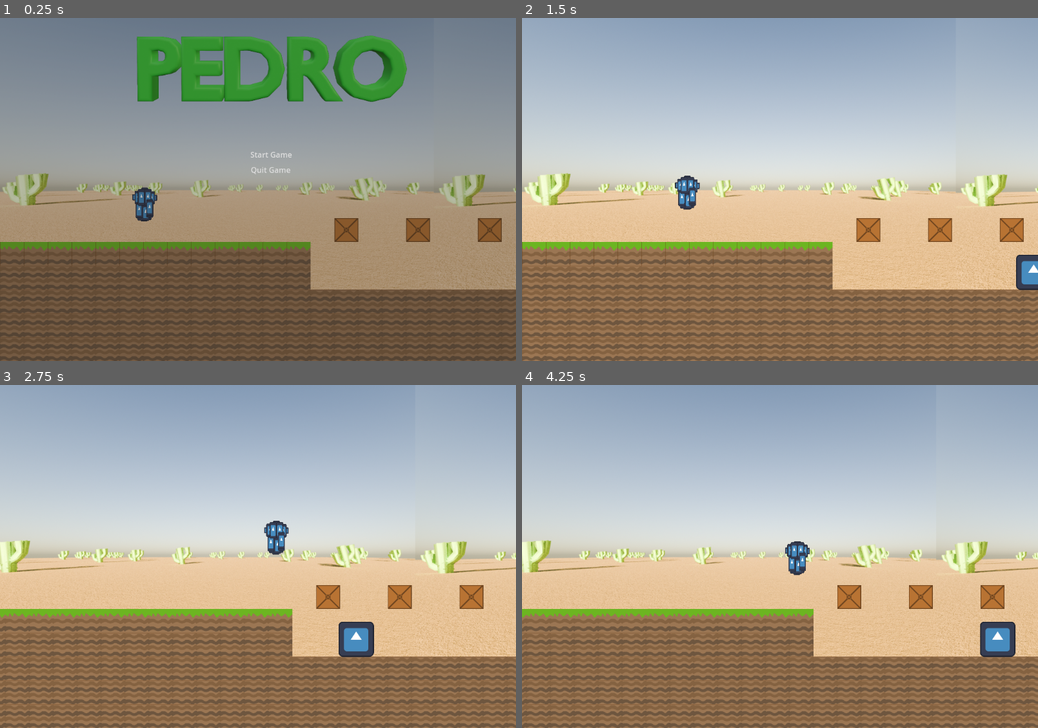
Above: before the commit, frames 1-4 (two rows, left to right).
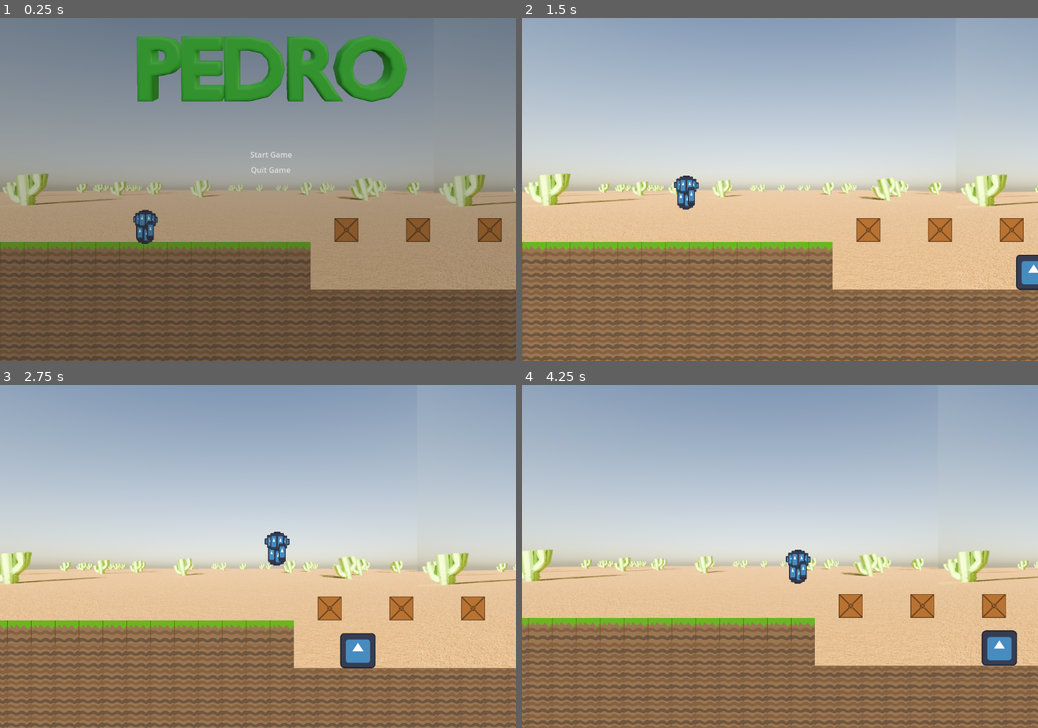
Above: after the commit, the same moments.

Repository: Burns3y/Pedro
Game: Godot game, scene res://scenes/levels/level 1.tscn
Same seed, same stepped clock (60 frames per second), same inputs: the game is played once before the commit and once after it. The engine's default icon, where the game draws it, is replaced by a stand-in: a white triangle on a blue panel in a dark square.
Inputs:
- Up to frame 1 (0.25 s): no input
- Up to frame 2 (1.5 s): click "Start Game" at 0.5 s; hold Right (right) from 1.28 s (still down); tap W (jump) at 1.35 s
- Up to frame 3 (2.75 s): keep holding Right (right); tap W (jump) at 1.52, 1.82, 2.1, 2.27, 2.57 s
- Up to frame 4 (4.25 s): release Right (right) at 2.78 s; hold Left (left) 2.78-3.53 s; tap W (jump) at 2.85, 3.6, 3.77, 4.07 s; hold Right (right) from 3.53 s (still down)

The runs differ from the first frame. In frame 1, 0.6% of the frame differs, in the area x 25-31%, y 49-66%; in frame 2, 0.2%; in frame 3, 16%; in frame 4, 20%, in the area x 0-100%, y 45-100%.

Commit message:
Tried to test area2ds on pedro's sides

Diff:
--- a/scenes/player/pedro.gd
+++ b/scenes/player/pedro.gd
@@ -4,6 +4,9 @@
 var SPEED = 13000
 const JUMP_VELOCITY = -600
 var started: bool = false
+
+var disable_left: bool = false
+var disable_right: bool = false
 
 # Get the gravity from the project settings to be synced with RigidBody nodes.
 var gravity = ProjectSettings.get_setting("physics/2d/default_gravity")
@@ -37,13 +40,28 @@
 		# Wall jump
 		elif Input.is_action_just_pressed("jump") and is_on_wall_only() and velocity.y >= -200 and position.x >= 5500:
 			velocity.y = JUMP_VELOCITY
-		elif Input.is_action_just_pressed("jump") and is_on_wall_only() and position.x <= 5500:
-			velocity.y += gravity * delta + 500
-			velocity.x = -100
-			NO_WALL_JUMP = true
+			if disable_left:
+				print("disable left")
+		#elif Input.is_action_just_pressed("jump") and is_on_wall_only() and position.x <= 5500:
+			#
+			#
+			#velocity.y += gravity * delta + 500
+			#velocity.x = -100
+			#NO_WALL_JUMP = true
 
 		move_and_slide()
 
 
 func _on_border_patrol_guard_player_died():
 	print("Pedro died")
+
+
+
+func _on_left_area_body_entered(body):
+	print("left", body)
+	disable_left = true
+
+
+func _on_right_area_body_entered(body):
+	print("right", body)
+	disable_right = true
--- a/scenes/player/pedro.tscn
+++ b/scenes/player/pedro.tscn
@@ -7,84 +7,99 @@
 radius = 16.0
 height = 78.0
 
+[sub_resource type="RectangleShape2D" id="RectangleShape2D_g4vko"]
+size = Vector2(1, 38)
+
 [node name="Pedro" type="CharacterBody2D" groups=["Player"]]
-position = Vector2(1, 53)
 collision_mask = 7
 script = ExtResource("1_kkii7")
 
 [node name="CollisionShapeBody3" type="CollisionShape2D" parent="."]
-position = Vector2(-1, -52)
 shape = SubResource("CapsuleShape2D_crioc")
+
+[node name="LeftAndRightAreas" type="Node2D" parent="."]
+
+[node name="RightArea" type="Area2D" parent="LeftAndRightAreas"]
+position = Vector2(17, 0)
+
+[node name="CollisionShape2D" type="CollisionShape2D" parent="LeftAndRightAreas/RightArea"]
+shape = SubResource("RectangleShape2D_g4vko")
+
+[node name="LeftArea" type="Area2D" parent="LeftAndRightAreas"]
+position = Vector2(-17, 0)
+
+[node name="CollisionShape2D" type="CollisionShape2D" parent="LeftAndRightAreas/LeftArea"]
+shape = SubResource("RectangleShape2D_g4vko")
 
 [node name="PedroImages" type="Node2D" parent="."]
 
 [node name="Icon15" type="Sprite2D" parent="PedroImages"]
-position = Vector2(5, -36)
+position = Vector2(6.4, 15.2)
 scale = Vector2(0.1, 0.3)
 texture = ExtResource("2_xe0kl")
 
 [node name="Icon19" type="Sprite2D" parent="PedroImages"]
-position = Vector2(-1, -72)
+position = Vector2(0.4, -20.8)
 scale = Vector2(0.1, 0.3)
 texture = ExtResource("2_xe0kl")
 
 [node name="Icon20" type="Sprite2D" parent="PedroImages"]
-position = Vector2(15, -68)
+position = Vector2(16.4, -16.8)
 scale = Vector2(0.1, 0.110938)
 texture = ExtResource("2_xe0kl")
 
 [node name="Icon25" type="Sprite2D" parent="PedroImages"]
-position = Vector2(-17, -69)
+position = Vector2(-15.6, -17.8)
 scale = Vector2(0.1, 0.110938)
 texture = ExtResource("2_xe0kl")
 
 [node name="Icon21" type="Sprite2D" parent="PedroImages"]
-position = Vector2(-2, -32)
+position = Vector2(-0.6, 19.2)
 scale = Vector2(0.1, 0.3)
 texture = ExtResource("2_xe0kl")
 
 [node name="Icon22" type="Sprite2D" parent="PedroImages"]
-position = Vector2(-8, -35)
+position = Vector2(-6.6, 16.2)
 scale = Vector2(0.1, 0.3)
 texture = ExtResource("2_xe0kl")
 
 [node name="Icon23" type="Sprite2D" parent="PedroImages"]
-position = Vector2(-11, -40)
+position = Vector2(-9.6, 11.2)
 scale = Vector2(0.1, 0.3)
 texture = ExtResource("2_xe0kl")
 
 [node name="Icon8" type="Sprite2D" parent="PedroImages"]
-position = Vector2(1, -34)
+position = Vector2(2.4, 17.2)
 scale = Vector2(0.1, 0.3)
 texture = ExtResource("2_xe0kl")
 
 [node name="Icon9" type="Sprite2D" parent="PedroImages"]
-position = Vector2(8, -41)
+position = Vector2(9.4, 10.2)
 scale = Vector2(0.1, 0.3)
 texture = ExtResource("2_xe0kl")
 
 [node name="Icon10" type="Sprite2D" parent="PedroImages"]
-position = Vector2(11, -68)
+position = Vector2(12.4, -16.8)
 scale = Vector2(0.1, 0.235938)
 texture = ExtResource("2_xe0kl")
 
 [node name="Icon24" type="Sprite2D" parent="PedroImages"]
-position = Vector2(-13, -69)
+position = Vector2(-11.6, -17.8)
 scale = Vector2(0.1, 0.235938)
 texture = ExtResource("2_xe0kl")
 
 [node name="Icon11" type="Sprite2D" parent="PedroImages"]
-position = Vector2(-7, -69)
+position = Vector2(-5.6, -17.8)
 scale = Vector2(0.1, 0.3)
 texture = ExtResource("2_xe0kl")
 
 [node name="Icon12" type="Sprite2D" parent="PedroImages"]
-position = Vector2(5, -69)
+position = Vector2(6.4, -17.8)
 scale = Vector2(0.1, 0.3)
 texture = ExtResource("2_xe0kl")
 
 [node name="Icon13" type="Sprite2D" parent="PedroImages"]
-position = Vector2(8, -45)
+position = Vector2(9.4, 6.2)
 scale = Vector2(0.1, 0.3)
 texture = ExtResource("2_xe0kl")
 
@@ -93,3 +108,6 @@
 limit_top = 0
 limit_bottom = 750
 position_smoothing_enabled = true
+
+[connection signal="body_entered" from="LeftAndRightAreas/RightArea" to="." method="_on_right_area_body_entered"]
+[connection signal="body_entered" from="LeftAndRightAreas/LeftArea" to="." method="_on_left_area_body_entered"]
Not shown: 1 places in scenes/player/pedro.tscn that only renumber resources
